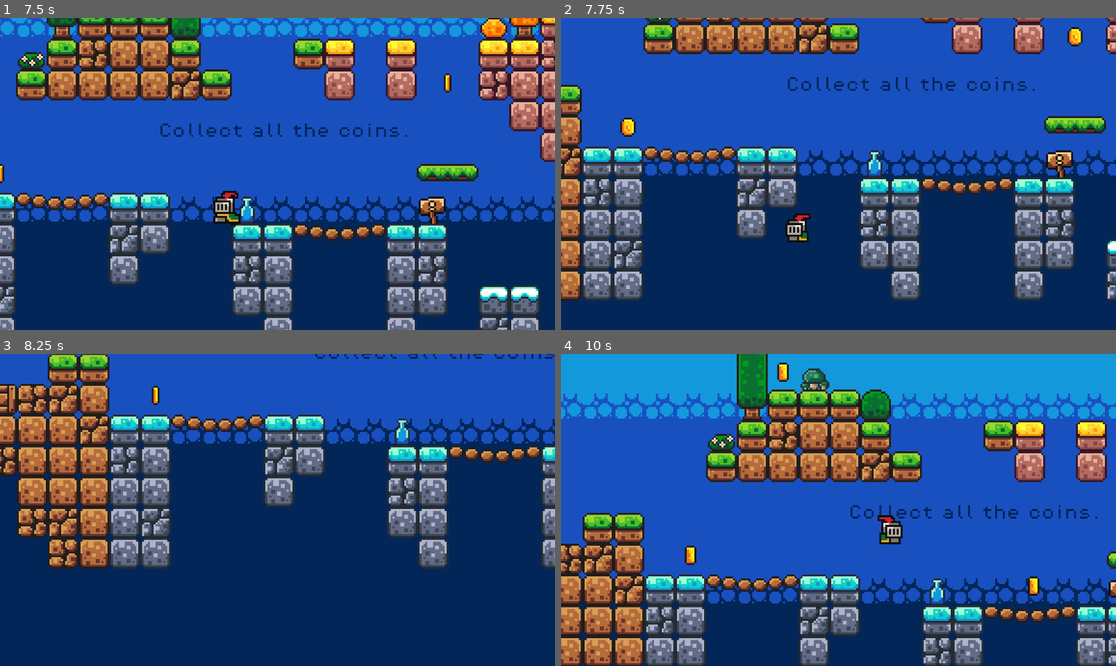
Above: before the commit, frames 1-4 (two rows, left to right).
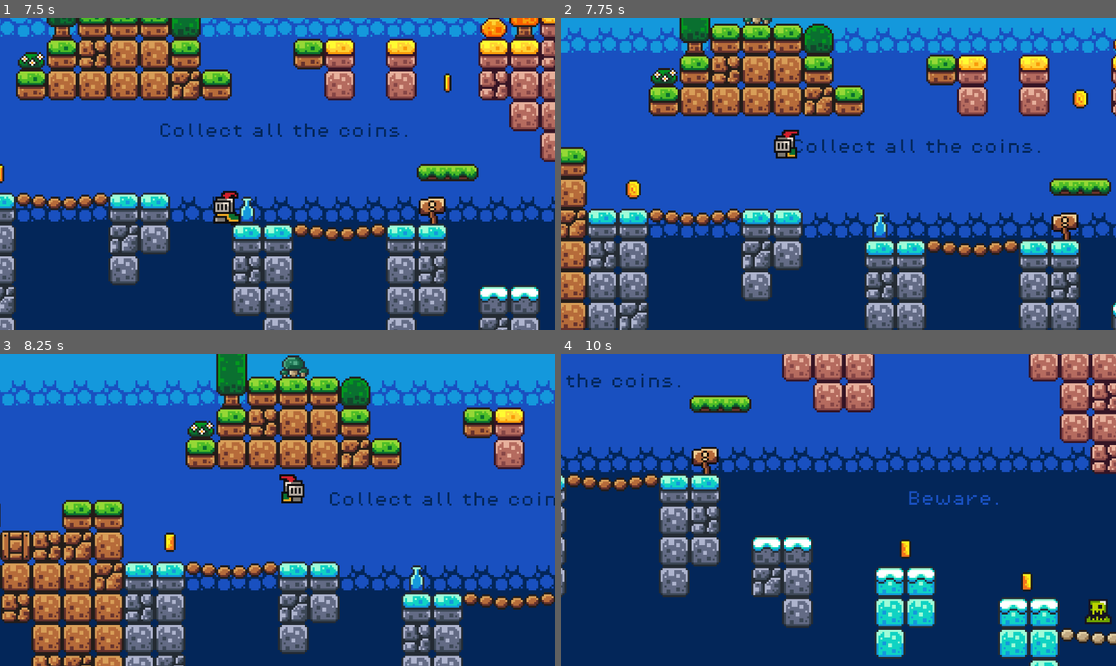
Above: after the commit, the same moments.

Repository: silasdurans/Knight-Against-The-World
Game: Godot game, scene res://Scenes/menu.tscn
The game is run twice, just before and just after one commit, with the same random seed, the same clock (stepped at 60 frames per second) and the same inputs.
Inputs:
- Up to frame 1 (7.5 s): click "PLAY" at 0.5 s; hold D (move_right) 1.28-2.78 s; tap Space (jump) at 1.35, 1.52, 1.82, 2.1, 2.27, 2.57, 2.85, 3.6, 3.77, 4.07, 4.35, 4.52, 4.82, 5.1, 5.27, 5.57, 5.85, 6.6, 6.77, 7.07, 7.35 s; hold A (move_left) 2.78-3.53 s; hold D (move_right) 3.53-5.03 s; hold A (move_left) 5.03-5.78 s; hold D (move_right) 5.78-6.53 s; hold A (move_left) from 6.53 s (still down)
- Up to frame 2 (7.75 s): keep holding A (move_left); tap Space (jump) at 7.52 s
- Up to frame 3 (8.25 s): tap Space (jump) at 7.82, 8.1 s; release A (move_left) at 8.03 s; hold D (move_right) from 8.03 s (still down)
- Up to frame 4 (10 s): keep holding D (move_right); tap Space (jump) at 8.27, 8.57, 8.85, 9.6, 9.77 s

Frame 1 is identical in both runs. In frame 2, 57% of the frame differs, in the area x 0-100%, y 0-100%; in frame 3, 81%; in frame 4, 83%.

Commit message:
Add coyote timer

Diff:
--- a/First Game/Scenes/player.tscn
+++ b/First Game/Scenes/player.tscn
@@ -185,3 +185,8 @@
 [node name="CollisionShape2D" type="CollisionShape2D" parent="."]
 position = Vector2(0, -6)
 shape = SubResource("CircleShape2D_ixlsr")
+
+[node name="CoyoteTimer" type="Timer" parent="."]
+one_shot = true
+
+[connection signal="timeout" from="CoyoteTimer" to="." method="_on_coyote_timer_timeout"]
--- a/First Game/Scripts/player.gd
+++ b/First Game/Scripts/player.gd
@@ -6,6 +6,8 @@
 
 # Get the gravity from the project settings to be synced with RigidBody nodes.
 var gravity = ProjectSettings.get_setting("physics/2d/default_gravity")
+var coyote_timer = 0.15;
+var can_jump = false;
 
 @onready var animated_sprite = $AnimatedSprite2D
 
@@ -15,8 +17,14 @@
 		velocity.y += gravity * delta
 
 	# Handle jump.
-	if Input.is_action_just_pressed("jump") and is_on_floor():
-		velocity.y = JUMP_VELOCITY
+	if is_on_floor() and can_jump == false:
+		can_jump = true;
+	elif can_jump == true and $CoyoteTimer.is_stopped():
+		$CoyoteTimer.start(coyote_timer)
+
+	if can_jump:
+		if Input.is_action_just_pressed("jump"):
+			velocity.y = JUMP_VELOCITY
 
 	# Get the input direction -1, 0, 1
 	var direction = Input.get_axis("move_left", "move_right")
@@ -42,3 +50,7 @@
 		velocity.x = move_toward(velocity.x, 0, SPEED)
 
 	move_and_slide()
+
+
+func _on_coyote_timer_timeout():
+	can_jump = false;
